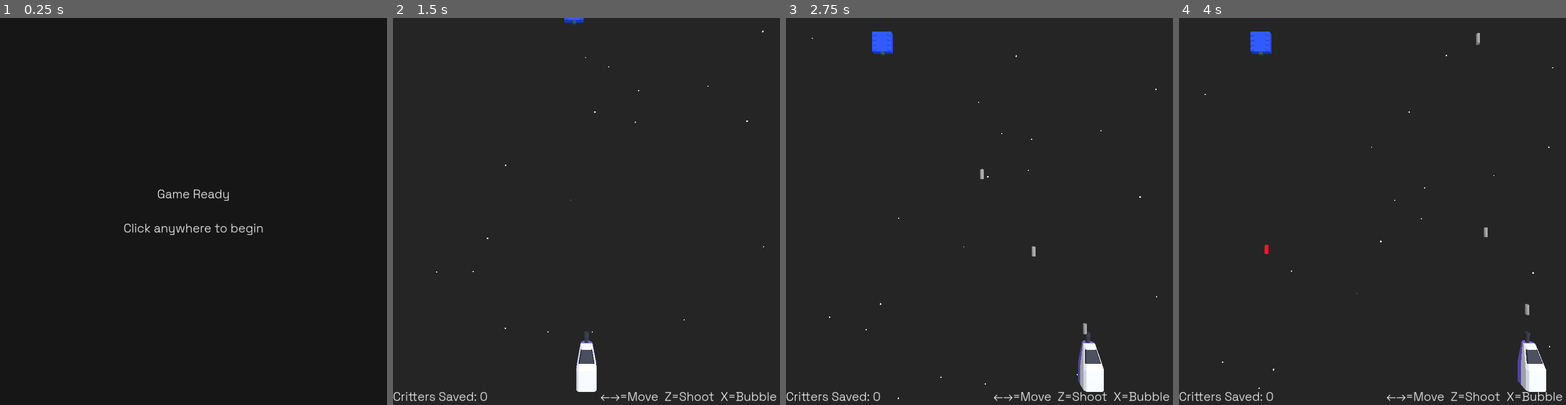
Above: before the commit, frames 1-4 (left to right).
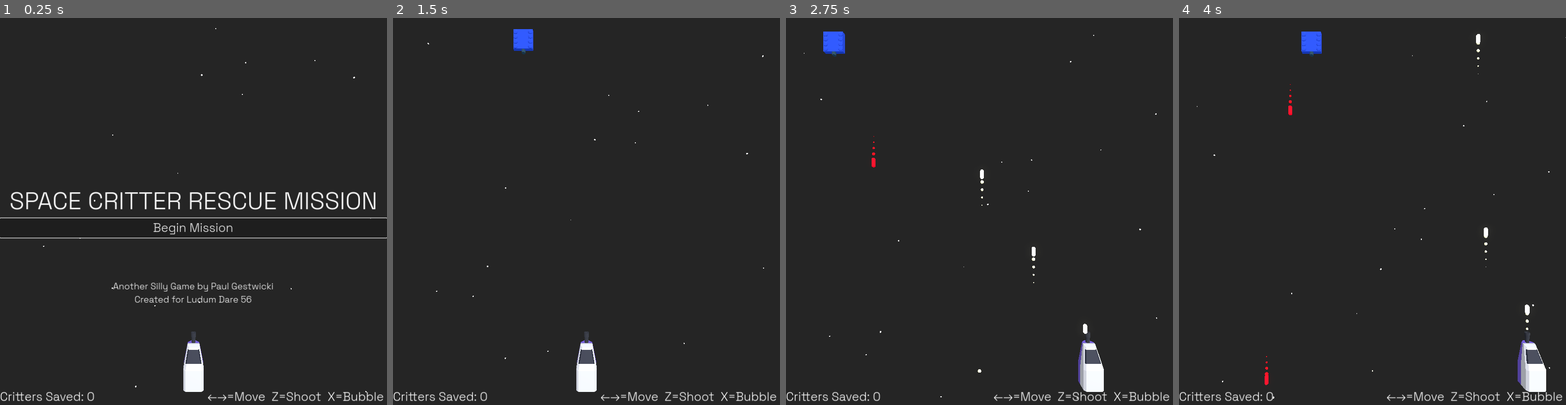
Above: after the commit, the same moments.

Repository: doctor-g/LD56
Game: Godot game, scene res://splash/splash_screen.tscn
Two runs of this game, one before a commit and one after it. Both use one fixed random seed, a clock stepped at 60 frames per second and the inputs below.
Inputs (mouse positions are in pixels of both pictures, inside the frame that each line leads up to):
- Up to frame 1 (0.25 s): no input
- Up to frame 2 (1.5 s): click (586, 226) at 0.5 s, where only the run after the commit has a clickable "Begin Mission"; click (586, 226) at 1.25 s, where only the run before the commit has a clickable "Begin Mission"
- Up to frame 3 (2.75 s): move the mouse to (1064, 192) at 2.02 s; hold D (move_right) from 2.03 s (still down); hold Space (fire) from 2.03 s (still down); click (1064, 192) at 2.17 s
- Up to frame 4 (4 s): release D (move_right) at 2.75 s; release Space (fire) at 2.75 s; drag from (1295, 230) to (1353, 288) at 2.77 s; move the mouse to (1411, 126) at 3.52 s; hold D (move_right) from 3.53 s (still down); hold Space (fire) from 3.53 s (still down); tap X (launch_bubble) at 3.6 s; click (1411, 126) at 3.67 s

The runs differ from the first frame. In frame 1, 4.5% of the frame differs, in the area x 0-100%, y 2-99%; in frame 2, 0.4%; in frame 3, 0.8%; in frame 4, 0.9%.

Commit message:
Add bullet trails

Diff:
--- a/project/enemies/enemy_bullet.tscn
+++ b/project/enemies/enemy_bullet.tscn
@@ -16,6 +16,20 @@
 height = 0.4
 radius = 0.1
 
+[sub_resource type="StandardMaterial3D" id="StandardMaterial3D_mle87"]
+albedo_color = Color(1, 0, 0.0999999, 1)
+
+[sub_resource type="SphereMesh" id="SphereMesh_iuiue"]
+material = SubResource("StandardMaterial3D_mle87")
+radius = 0.1
+height = 0.1
+radial_segments = 16
+rings = 8
+
+[sub_resource type="Curve" id="Curve_c8ym6"]
+_data = [Vector2(0, 1), 0.0, 0.0, 0, 0, Vector2(1, 0.00794899), 0.0, 0.0, 0, 0]
+point_count = 2
+
 [node name="EnemyBullet" type="Area3D"]
 collision_layer = 16
 script = ExtResource("1_ojw8j")
@@ -30,5 +44,12 @@
 
 [node name="VisibleOnScreenNotifier3D" type="VisibleOnScreenNotifier3D" parent="."]
 
+[node name="CPUParticles3D" type="CPUParticles3D" parent="."]
+amount = 6
+lifetime = 0.2
+mesh = SubResource("SphereMesh_iuiue")
+gravity = Vector3(0, 0, 0)
+scale_amount_curve = SubResource("Curve_c8ym6")
+
 [connection signal="body_entered" from="." to="." method="_on_body_entered"]
 [connection signal="screen_exited" from="VisibleOnScreenNotifier3D" to="." method="_on_visible_on_screen_notifier_3d_screen_exited"]
--- a/project/player_ship/player_bullet.tscn
+++ b/project/player_ship/player_bullet.tscn
@@ -6,15 +6,35 @@
 height = 0.5
 radius = 0.1
 
+[sub_resource type="ORMMaterial3D" id="ORMMaterial3D_spgk8"]
+albedo_color = Color(0.988368, 0.995572, 0.798966, 1)
+emission_enabled = true
+emission = Color(0.988368, 0.995572, 0.798966, 1)
+emission_energy_multiplier = 1.5
+
+[sub_resource type="CapsuleMesh" id="CapsuleMesh_inj62"]
+material = SubResource("ORMMaterial3D_spgk8")
+radius = 0.1
+height = 0.5
+
+[sub_resource type="StandardMaterial3D" id="StandardMaterial3D_arku1"]
+albedo_color = Color(0.988368, 0.995572, 0.798966, 1)
+
+[sub_resource type="SphereMesh" id="SphereMesh_cbd2y"]
+material = SubResource("StandardMaterial3D_arku1")
+radius = 0.1
+height = 0.1
+radial_segments = 16
+rings = 8
+
+[sub_resource type="Curve" id="Curve_ova0t"]
+_data = [Vector2(0, 1), 0.0, 0.0, 0, 0, Vector2(1, 0.00794899), 0.0, 0.0, 0, 0]
+point_count = 2
+
 [node name="PlayerBullet" type="CharacterBody3D"]
 collision_layer = 2
 collision_mask = 14
 script = ExtResource("1_pj8dy")
-
-[node name="CSGCylinder3D" type="CSGCylinder3D" parent="."]
-transform = Transform3D(1, 0, 0, 0, -4.37114e-08, 1, 0, -1, -4.37114e-08, 0, 0, 0)
-radius = 0.1
-height = 0.5
 
 [node name="CollisionShape3D" type="CollisionShape3D" parent="."]
 transform = Transform3D(1, 0, 0, 0, -4.37114e-08, 1, 0, -1, -4.37114e-08, 0, 0, 0)
@@ -22,4 +42,16 @@
 
 [node name="VisibleOnScreenNotifier3D" type="VisibleOnScreenNotifier3D" parent="."]
 
+[node name="MeshInstance3D" type="MeshInstance3D" parent="."]
+transform = Transform3D(1, 0, 0, 0, -4.37114e-08, 1, 0, -1, -4.37114e-08, 0, 0, 0)
+mesh = SubResource("CapsuleMesh_inj62")
+
+[node name="CPUParticles3D" type="CPUParticles3D" parent="."]
+amount = 6
+lifetime = 0.2
+mesh = SubResource("SphereMesh_cbd2y")
+gravity = Vector3(0, 0, 0)
+scale_amount_curve = SubResource("Curve_ova0t")
+color = Color(0.988368, 0.995572, 0.798966, 1)
+
 [connection signal="screen_exited" from="VisibleOnScreenNotifier3D" to="." method="_on_visible_on_screen_notifier_3d_screen_exited"]
--- a/project/splash/splash_screen.gd
+++ b/project/splash/splash_screen.gd
@@ -1,6 +1,14 @@
 extends Control
+
+func _ready() -> void:
+	if OS.has_feature("editor"):
+		_start_game()
+
+
+func _start_game() -> void:
+	get_tree().change_scene_to_packed(preload("res://world/world.tscn"))
 
 
 func _on_gui_input(event: InputEvent) -> void:
 	if event is InputEventMouseButton and event.is_pressed():
-		get_tree().change_scene_to_packed(preload("res://world/world.tscn"))
+		_start_game()
Not shown: 1 places in project/enemies/enemy_bullet.tscn that only renumber resources
Not shown: 1 places in project/player_ship/player_bullet.tscn that only renumber resources
